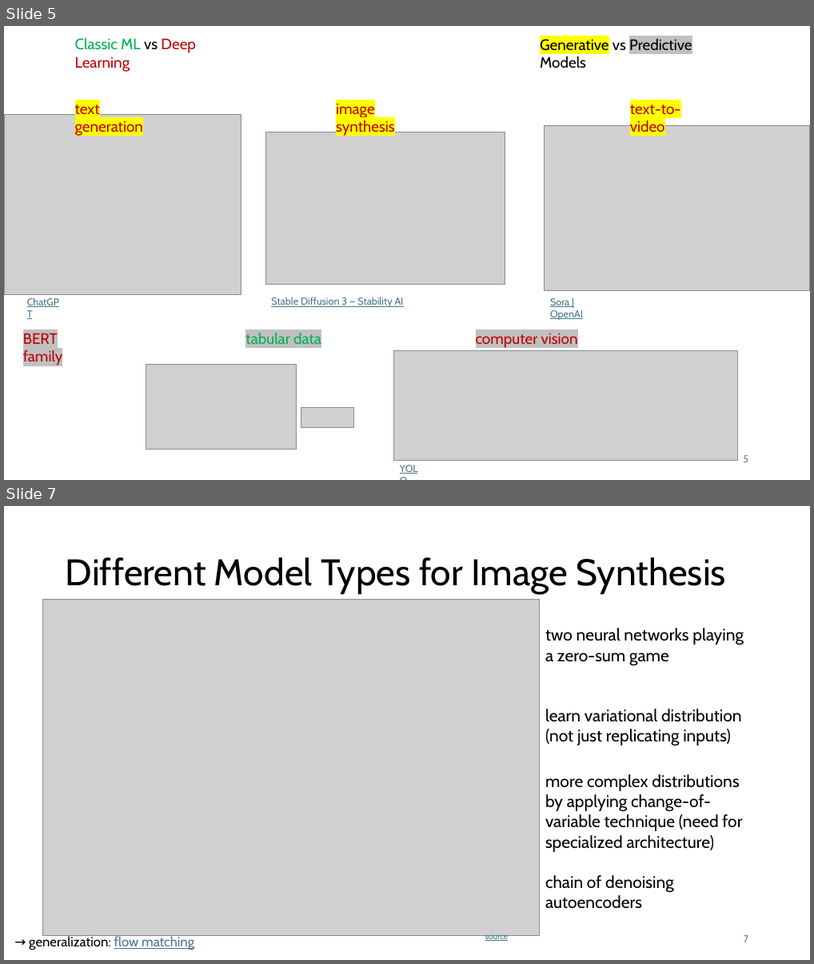
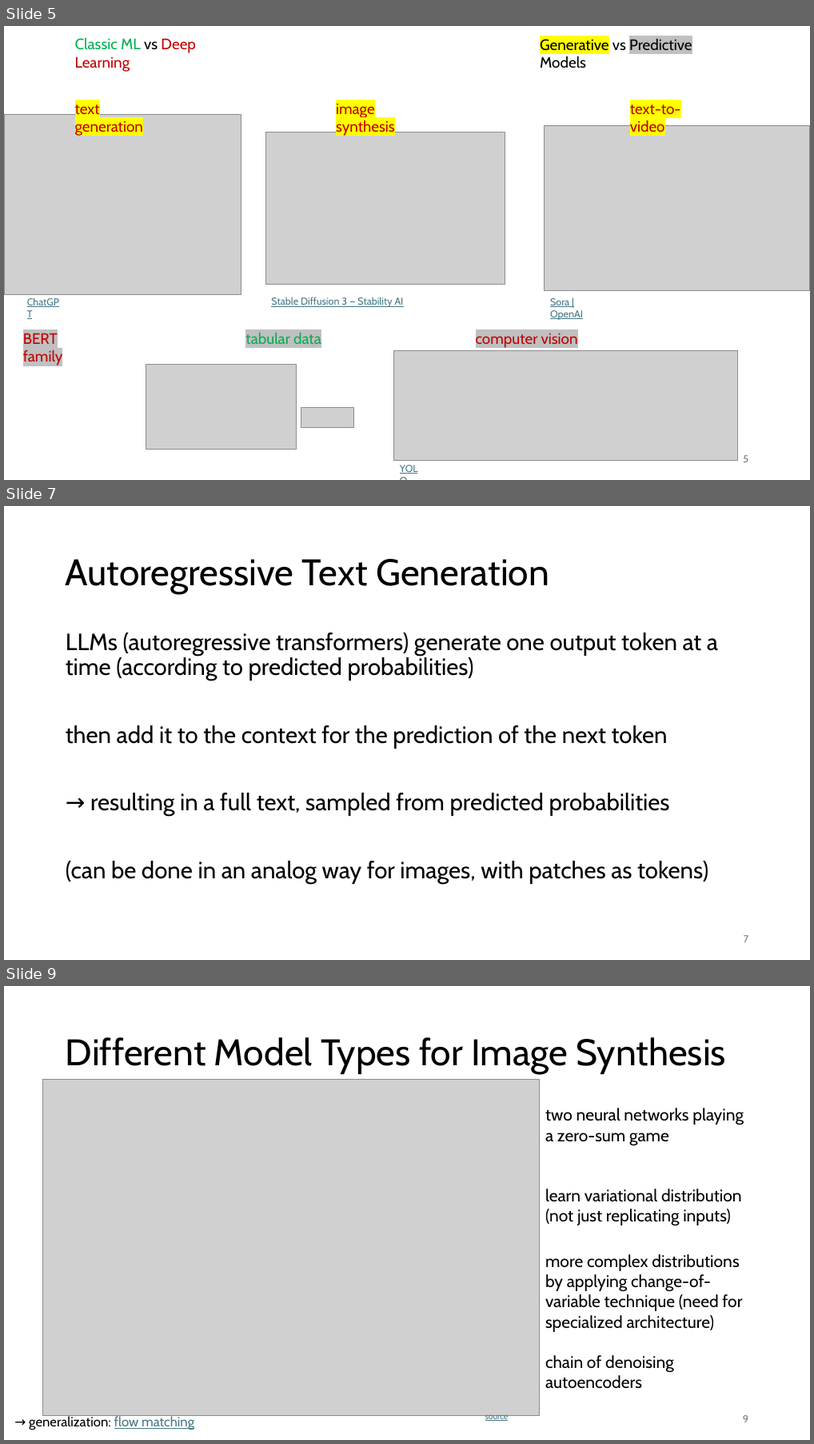
Before and after one commit to FelixWick/computer_vision, a slide deck: slides/6_image_synthesis.pptx. Shown one above the other, each under a label of ours: slides 5 and 7 before the commit, slides 5, 7 and 9 after it; the slides between them are not shown. The pictures are 814x964 and 814x1444 pixels, drawn with LibreOffice and Linux fonts; fonts in the diff are those of the drawing; grey boxes stand for pictures. Boxes give left, top, right and bottom in pixels: in the first picture for what was removed or moved away, otherwise in the second. Text is boxed around its words. In the diff, an @@ line names an element or a change of style, - is before the commit and + after.

```diff
--- a/slides/6_image_synthesis.pptx
+++ b/slides/6_image_synthesis.pptx
@@ slide 7 added at (4,506,810,960), background #FFFFFF @@
@@ title added at (66,559,550,594), 44 pt, text #000000 @@
+Autoregressive Text Generation
@@ text added at (66,632,718,884), 28 pt, text #000000 @@
+LLMs (autoregressive transformers) generate one output token at a time (according to predicted probabilities)
+then add it to the context for the prediction of the next token
+→ resulting in a full text, sampled from predicted probabilities
+(can be done in an analog way for images, with patches as tokens)
@@ page number added at (744,935,749,942), 12 pt, text #797979 @@
+7
@@ what was slide 7 is now slide 9 @@
@@ page number at (743,1415,749,1422): text changed @@
-7
+9
```
Also in this commit, not shown: 1 slide changed, 1 other slide added, 2 other files.
